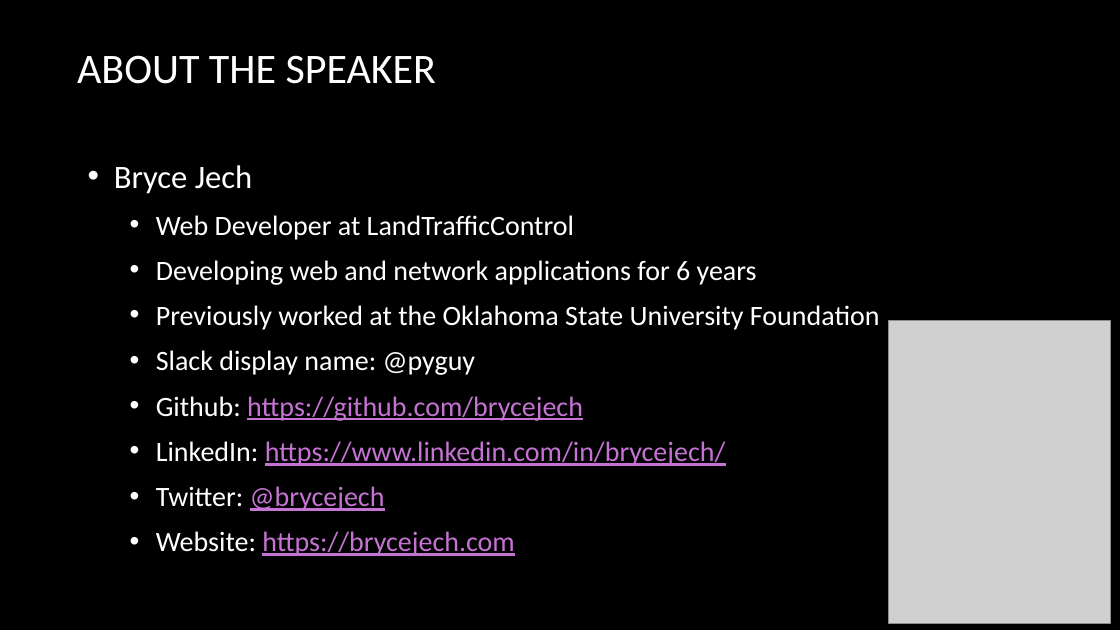
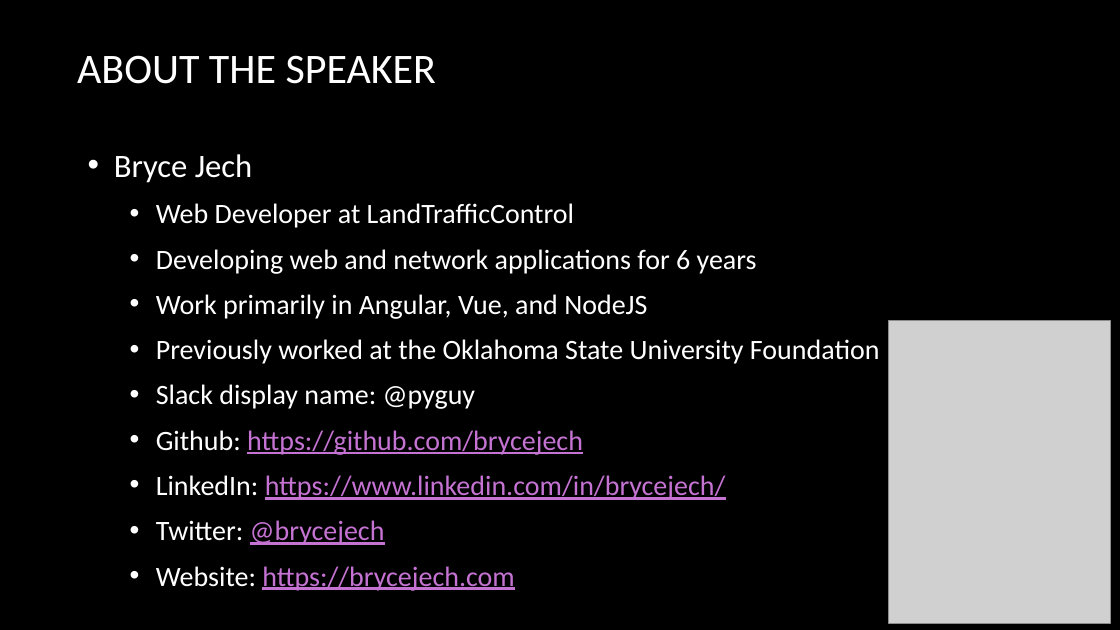
Before and after one commit to brycejech/Intro-to-FCC-JavaScript-Algorithms, a slide deck: slide 2 of slides/intro-to-fcc-js-algorithms.pptx. Drawn at 1120x630 pixels with LibreOffice and Linux fonts; fonts in the diff are those of the drawing; grey boxes stand for pictures; background and template pictures are left out. Boxes give left, top, right and bottom in pixels: in the first picture for what was removed or moved away, otherwise in the second. Text is boxed around its words. In the diff, an @@ line names an element or a change of style, - is before the commit and + after.

Commit message:
update slides

```diff
--- a/slides/intro-to-fcc-js-algorithms.pptx
+++ b/slides/intro-to-fcc-js-algorithms.pptx
@@ text at [156,294,647,319]: paragraph added @@
+  • Work primarily in Angular, Vue, and NodeJS
```
